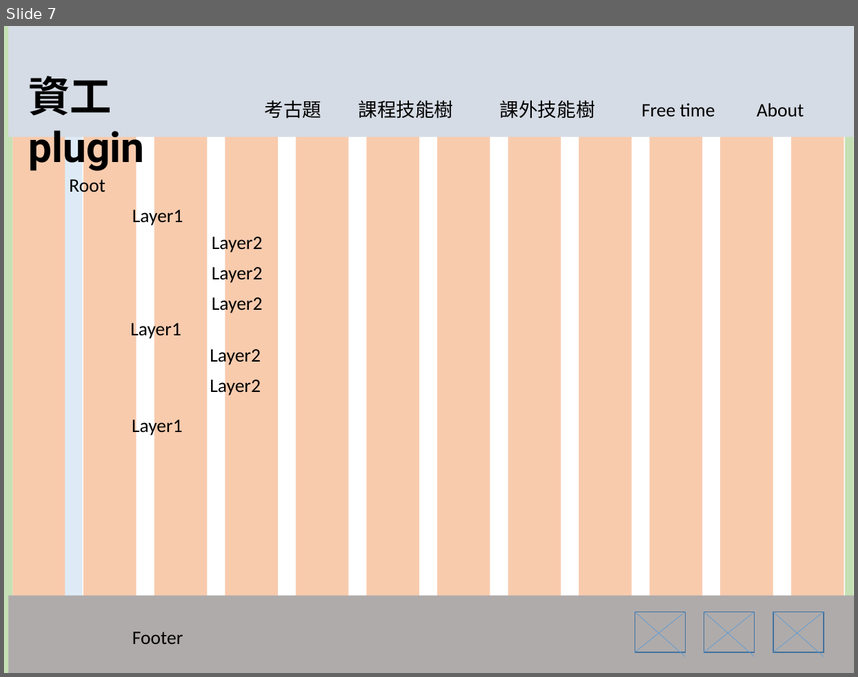
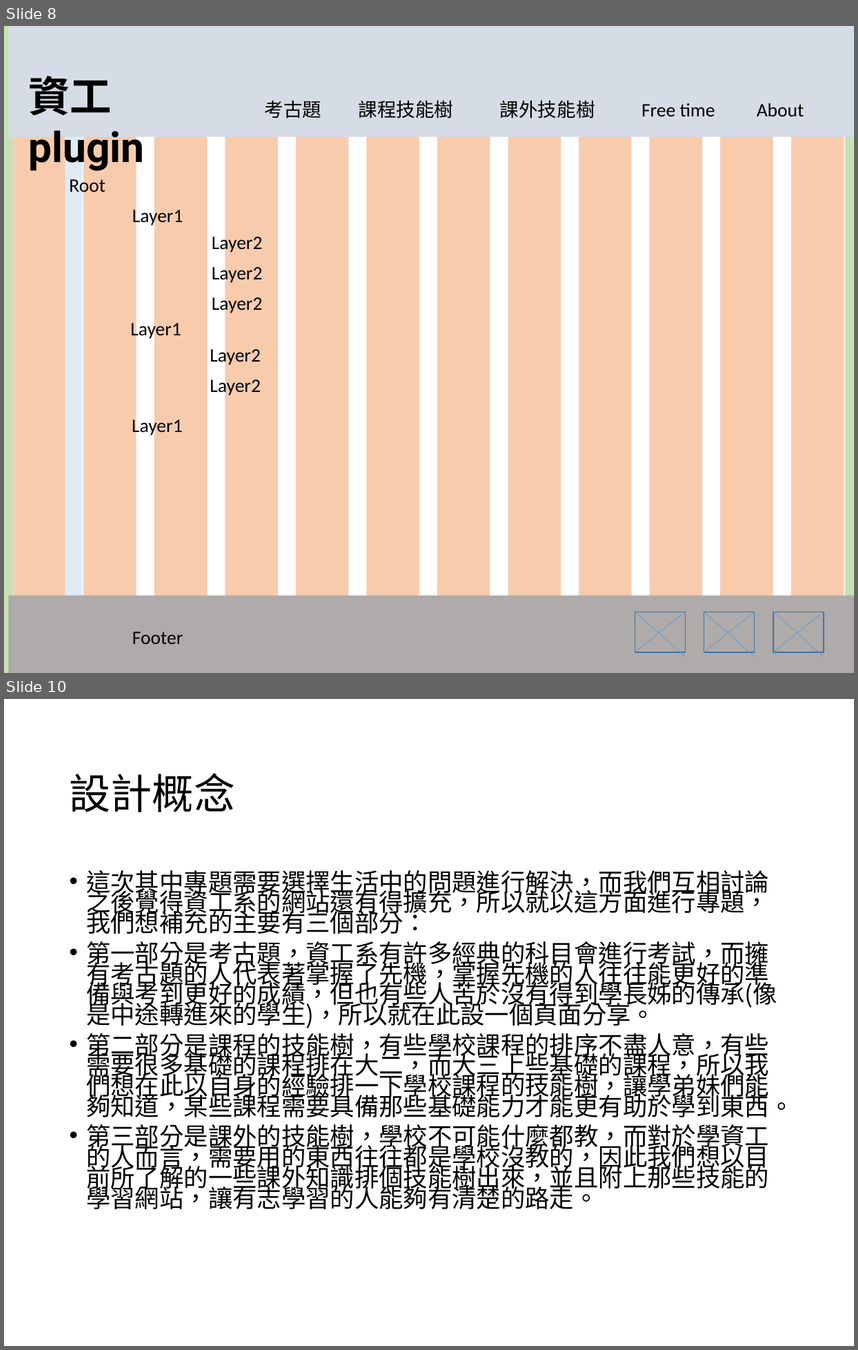
Before and after one commit to sean60706/web_teamwork, a slide deck: 線框圖/框線圖_考古題+技能樹.pptx. Shown one above the other, each under a label of ours: slide 7 before the commit, slides 8 and 10 after it; the slides between them are not shown. The pictures are 858x677 and 858x1350 pixels, drawn with LibreOffice and Linux fonts; fonts in the diff are those of the drawing. Boxes give left, top, right and bottom in pixels: in the first picture for what was removed or moved away, otherwise in the second. Text is boxed around its words. In the diff, an @@ line names an element or a change of style, - is before the commit and + after.

```diff
--- a/線框圖/框線圖_考古題+技能樹.pptx
+++ b/線框圖/框線圖_考古題+技能樹.pptx
@@ slide 10 added at (4, 699, 854, 1346), background #FFFFFF @@
@@ title added at (70, 773, 236, 812), 43.8 pt, text #000000 @@
+設計概念
@@ text added at (86, 870, 793, 1209), 25.8 pt, text #000000 @@
+• 這次其中專題需要選擇生活中的問題進行解決，而我們互相討論之後覺得資工系的網站還有得擴充，所以就以這方面進行專題，我們想補充的主要有三個部分：
+• 第一部分是考古題，資工系有許多經典的科目會進行考試，而擁有考古題的人代表著掌握了先機，掌握先機的人往往能更好的準備與考到更好的成績，但也有些人苦於沒有得到學長姊的傳承(像是中途轉進來的學生)，所以就在此設一個頁面分享。
+• 第二部分是課程的技能樹，有些學校課程的排序不盡人意，有些需要很多基礎的課程排在大二，而大三上些基礎的課程，所以我們想在此以自身的經驗排一下學校課程的技能樹，讓學弟妹們能夠知道，某些課程需要具備那些基礎能力才能更有助於學到東西。
+• 第三部分是課外的技能樹，學校不可能什麼都教，而對於學資工的人而言，需要用的東西往往都是學校沒教的，因此我們想以目前所了解的一些課外知識排個技能樹出來，並且附上那些技能的學習網站，讓有志學習的人能夠有清楚的路走。
@@ what was slide 7 is now slide 8 @@
```
Also in this commit, not shown: 2 slides changed, 4 other slides added.
